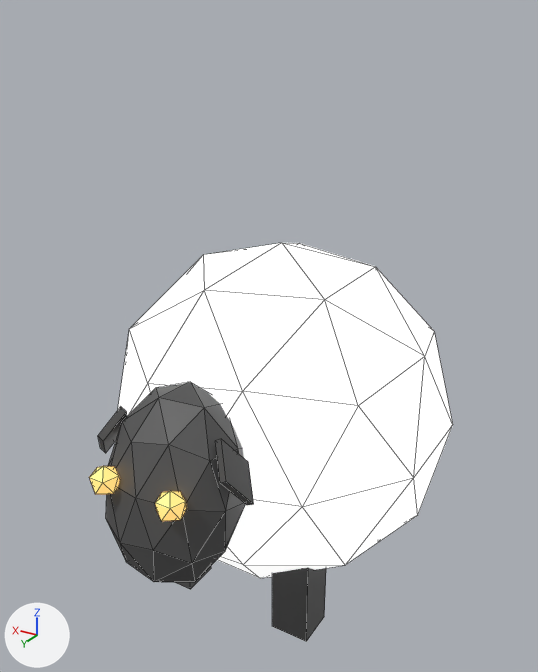
Before and after pictures for a commit that changed the Blender file Assets/Models/sheep.blend.
One viewpoint serves both versions: a 50 mm lens placed at (-0.979, 1.699, 1.066), pointed at (0.0, 0.068, 0.25). Every picture has the same lights, and +X, +Y and +Z are marked at lower left. Mesh edges are drawn as thin lines.

The scene before the commit, as lines of its bpy script (objects in view):
```python
ob_ear_left = bpy.data.objects.new('ear-left', me_cube)
ob_ear_left.parent = ob_sheep
ob_ear_left.location = (-0.18, 0.518, 0.121)
ob_ear_left.rotation_euler = (0.0, 0.524, 0.0)  # degrees (0, 30, 0)
ob_ear_left.scale = (0.00976, 0.106, 0.106)
ob_ear_right = bpy.data.objects.new('ear-right', me_cube)
ob_ear_right.parent = ob_sheep
ob_ear_right.location = (0.18, 0.518, 0.121)
ob_ear_right.rotation_euler = (0.0, -0.524, 0.0)  # degrees (0, -30, 0)
ob_ear_right.scale = (0.00976, 0.106, 0.106)
ob_eye_left = bpy.data.objects.new('eye-left', me_icosphere_002)
ob_eye_left.location = (0.0, 0.7, 0.0735)
ob_eye_left.rotation_euler = (0.0, 0.0, -1.571)  # degrees (0, 0, -90)
ob_eye_left.scale = (0.0422, 0.0422, 0.0422)
ob_head = bpy.data.objects.new('head', me_icosphere_001)
ob_head.parent = ob_sheep
ob_head.location = (0.0, 0.508, 0.0219)
ob_head.scale = (0.248, 0.199, 0.199)
ob_leg_front_left = bpy.data.objects.new('leg-front-left', me_cube_002)
ob_leg_front_left.parent = ob_sheep
ob_leg_front_left.location = (-0.2, 0.235, -0.177)
ob_leg_front_left.scale = (0.0552, 0.0552, 0.181)
ob_leg_front_right = bpy.data.objects.new('leg-front-right', me_cube_002)
ob_leg_front_right.parent = ob_sheep
ob_leg_front_right.location = (0.2, 0.235, -0.177)
ob_leg_front_right.scale = (0.0552, 0.0552, 0.181)
ob_sheep = bpy.data.objects.new('sheep', me_icosphere)
ob_sheep.location = (0.0, 0.0, 0.0)
```
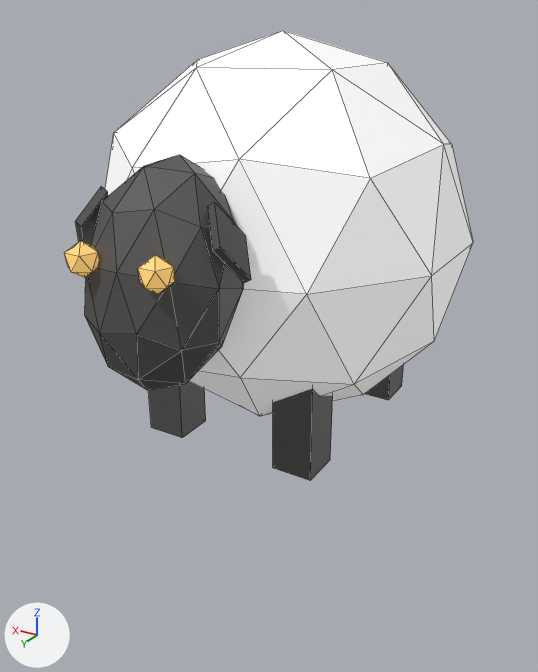
What differs and where, as boxes [x1, y1, x2, y2] in the pictures (538 x 672 px):
'sheep-body', added
    after: [105, 30, 473, 416]
'sheep', no longer drawn
    before: [115, 243, 453, 579]
'head', moved
    before: [106, 382, 245, 582]
    after: [85, 154, 243, 390]
'leg-front-left', moved
    before: [272, 568, 326, 641]
    after: [273, 388, 333, 481]
'eye-left', surface changed, moved
    before: [89, 466, 187, 521]
    after: [64, 241, 175, 294]
'ear-left', moved
    before: [215, 439, 254, 505]
    after: [208, 202, 251, 283]
'leg-front-right', moved
    before: [175, 566, 211, 590]
    after: [149, 381, 206, 438]
'ear-right', moved
    before: [98, 407, 127, 453]
    after: [75, 186, 108, 245]

What changed in the scene script:
```text
Change mat_wool:
    mat_wool.base_color: (0.8, 0.8, 0.8) -> (1.0, 1.0, 1.0)  # white #e7e7e7 -> white #ffffff
    mat_wool.emission_strength: 1.0 -> 0.25
Change mat_eye:
    mat_eye.emission_strength: 1.0 -> 0.5
Change ob_sheep:
    ob_sheep: bpy.data.objects.new('sheep', me_icosphere) -> bpy.data.objects.new('sheep', None)
Change ob_leg_front_left:
    ob_leg_front_left.location: (-0.2, 0.235, -0.177) -> (-0.2, 0.235, 0.356)
Change ob_leg_front_right:
    ob_leg_front_right.location: (0.2, 0.235, -0.177) -> (0.2, 0.235, 0.356)
Change ob_head:
    ob_head.location: (0.0, 0.508, 0.0219) -> (0.0, 0.508, 0.555)
Change ob_ear_left:
    ob_ear_left.location: (-0.18, 0.518, 0.121) -> (-0.18, 0.518, 0.655)
Change ob_ear_right:
    ob_ear_right.location: (0.18, 0.518, 0.121) -> (0.18, 0.518, 0.655)
Change ob_eye_left:
    ob_eye_left.location: (0.0, 0.7, 0.0735) -> (0.0, 0.7, 0.607)
Add ob_sheep_body:
    ob_sheep_body = bpy.data.objects.new('sheep-body', me_icosphere)
    ob_sheep_body.parent = ob_sheep
    ob_sheep_body.location = (0.0, 0.0, 0.533)
```
